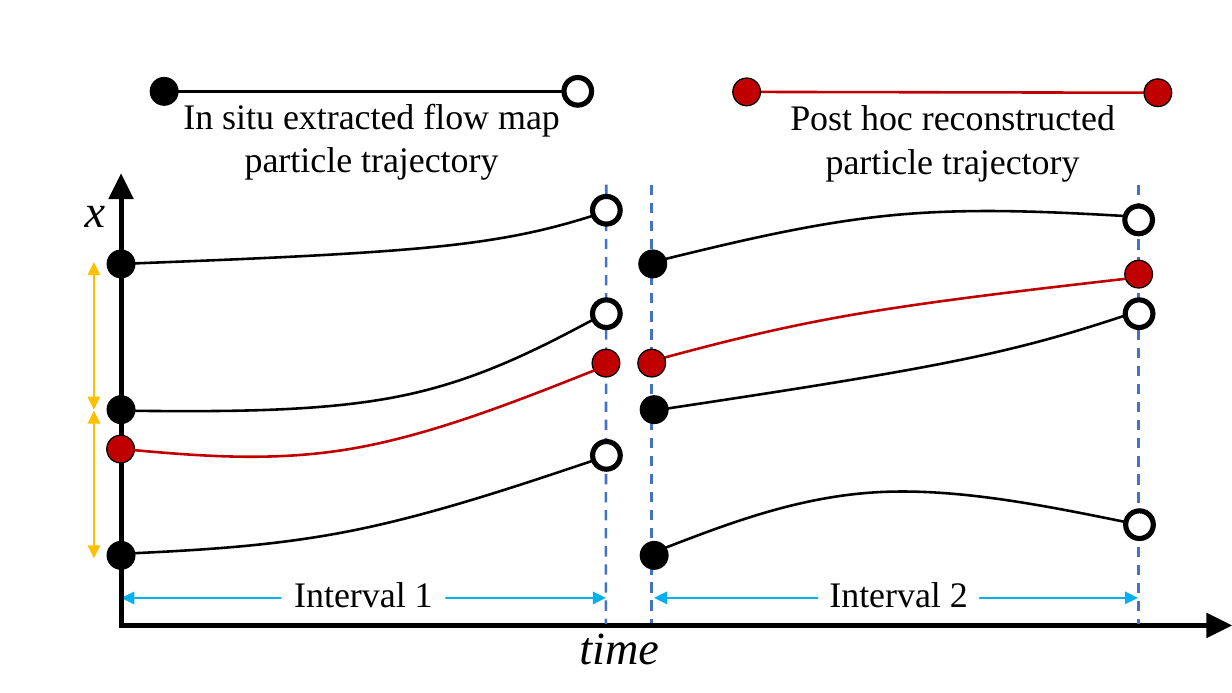
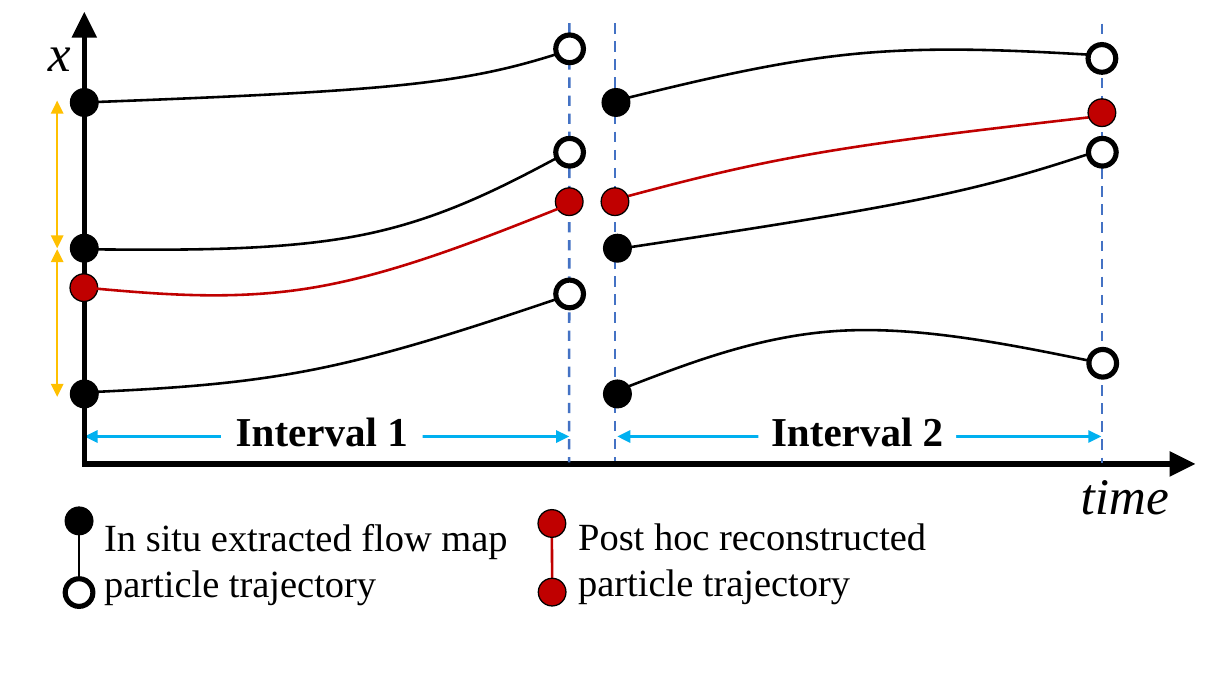
Before and after one commit to kmorel-papers/EGPGV21, a slide deck: slide 7 of AdvectionComparison.pptx. Drawn at 1232x693 pixels with LibreOffice and Linux fonts; fonts in the diff are those of the drawing. Boxes give left, top, right and bottom in pixels: in the first picture for what was removed or moved away, otherwise in the second. Text is boxed around its words. In the diff, an @@ line names an element or a change of style, - is before the commit and + after.

```diff
--- a/AdvectionComparison.pptx
+++ b/AdvectionComparison.pptx
@@ text "x" at [48, 47, 71, 71]: size 36 to 40 pt @@
@@ text "x": place and size @@
-text "x" at [85, 205, 105, 227]
+text "x" at [48, 47, 71, 71]
@@ 16 ellipses, 8 freeform shapes, 4 double arrows, 3 lines, 2 arrows: place and size @@
-16 ellipses, 8 freeform shapes, 4 double arrows, 3 lines, 2 arrows at [94, 174, 1232, 626]
+16 ellipses, 8 freeform shapes, 4 double arrows, 3 lines, 2 arrows at [57, 12, 1196, 464]
@@ rectangle "Interval 1": place and size @@
-rectangle "Interval 1" at [282, 567, 445, 620]
+rectangle "Interval 1" at [221, 401, 422, 460]
@@ rectangle "Interval 1" at [221, 401, 422, 460]: size 28 to 32 pt, bold on @@
@@ rectangle "Interval 2" at [759, 401, 957, 460]: size 28 to 32 pt, bold on @@
@@ rectangle "Interval 2": place and size @@
-rectangle "Interval 2" at [819, 567, 980, 620]
+rectangle "Interval 2" at [759, 401, 957, 460]
@@ text "time": place and size @@
-text "time" at [579, 633, 658, 665]
+text "time" at [1081, 480, 1169, 515]
@@ text "time" at [1081, 480, 1169, 515]: size 36 to 40 pt @@
@@ ellipse: place and size @@
-ellipse at [151, 78, 178, 105]
+ellipse at [66, 507, 93, 535]
@@ text "In situ extracted flow map ...": place and size @@
-text "In situ extracted flow map ..." at [183, 103, 560, 179]
+text "In situ extracted flow map ..." at [104, 524, 507, 606]
@@ text "In situ extracted flow map ..." at [104, 524, 507, 606]: size 28 to 30 pt; alignment centre to left @@
@@ text "Post hoc reconstructed particle trajectory" at [578, 523, 926, 604]: size 28 to 30 pt; alignment centre to left @@
@@ text "Post hoc reconstructed particle trajectory": place and size @@
-text "Post hoc reconstructed particle trajectory" at [790, 105, 1115, 181]
+text "Post hoc reconstructed particle trajectory" at [578, 523, 926, 604]
@@ line moved from (178, 91) - (564, 91) to (79, 535) - (79, 579) @@
@@ ellipse: place and size @@
-ellipse at [733, 78, 761, 105]
+ellipse at [538, 510, 566, 538]
@@ line moved from (761, 91) - (1172, 92) to (552, 538) - (553, 579) @@
@@ ellipse: place and size @@
-ellipse at [564, 78, 592, 105]
+ellipse at [66, 579, 93, 606]
@@ ellipse: place and size @@
-ellipse at [1144, 79, 1172, 106]
+ellipse at [539, 579, 567, 606]
```
Also in this commit, not shown: 1 other slide changed, 3 other files.
